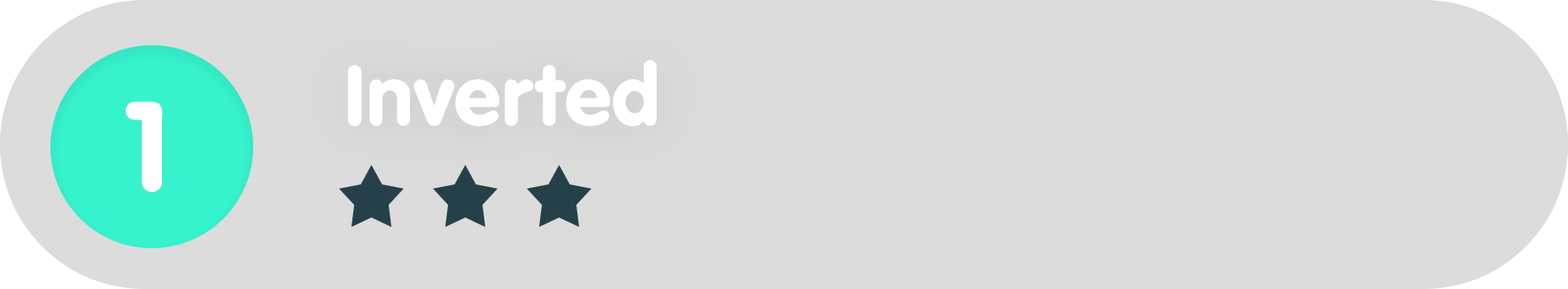
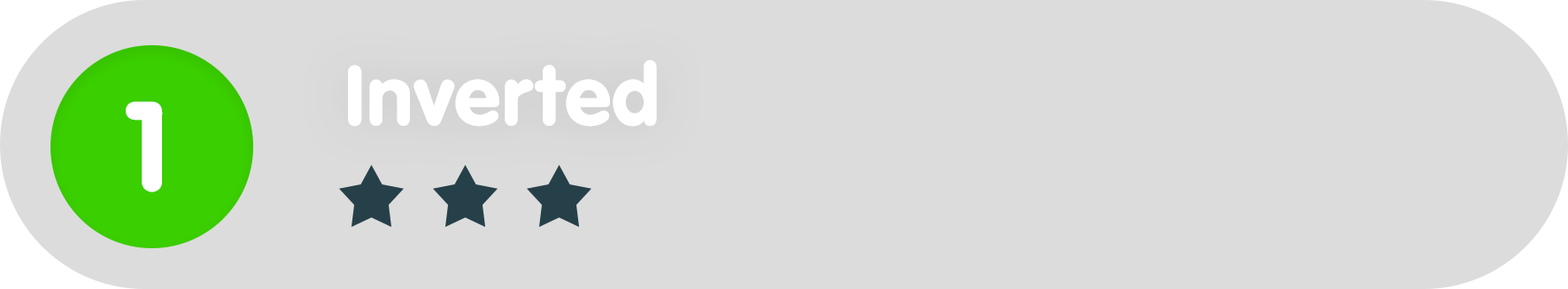
Before/after of a w=1568, h=289 layered artwork. What changed in the layer stack:
painted on "Ellipse_green" over [50, 45, 254, 248]
